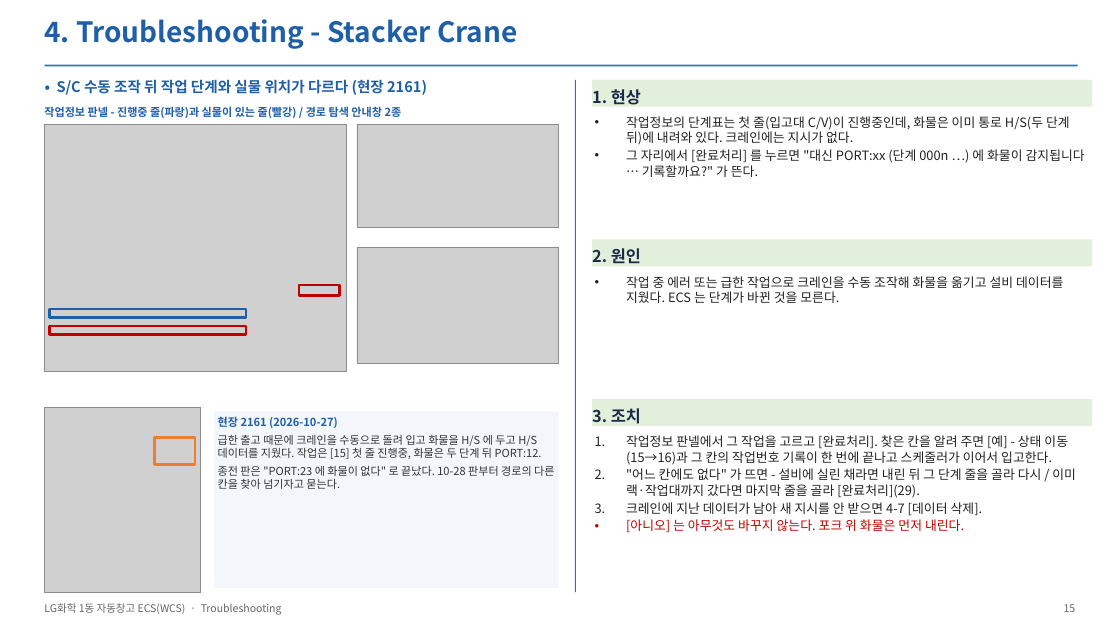
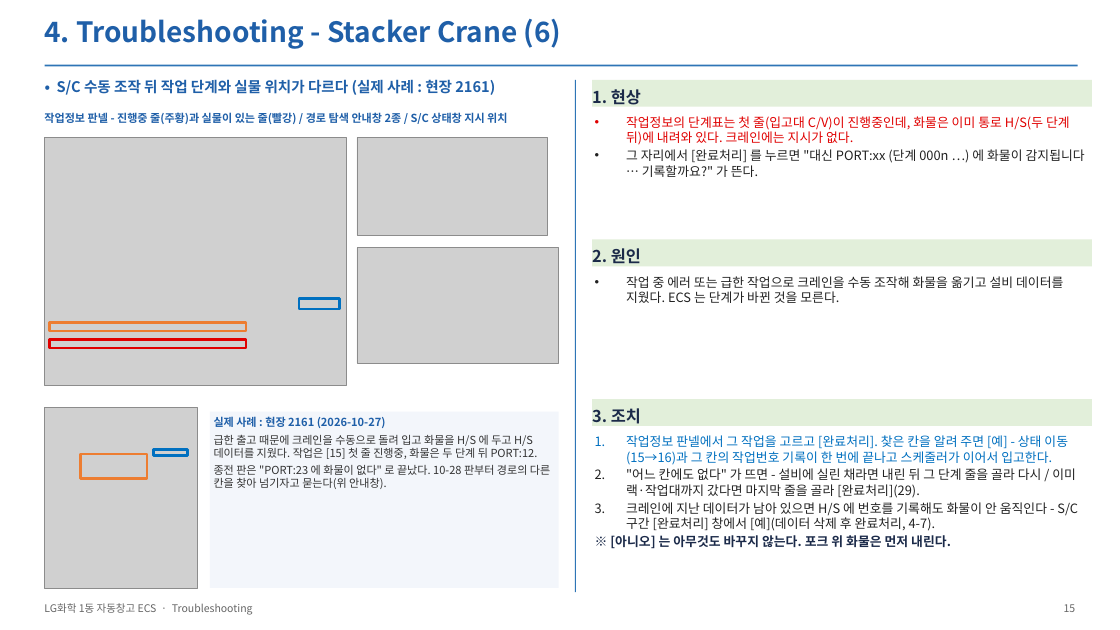
Before and after one commit to yeorijby-coder/LGLS_ALL, a slide deck: slide 15 of docs/산출물_20261110/05_ECS_Troubleshooting.pptx. Drawn at 1120x630 pixels with LibreOffice and Linux fonts; fonts in the diff are those of the drawing; grey boxes stand for pictures. Boxes give left, top, right and bottom in pixels: in the first picture for what was removed or moved away, otherwise in the second. Text is boxed around its words. In the diff, an @@ line names an element or a change of style, - is before the commit and + after.

```diff
--- a/docs/산출물_20261110/05_ECS_Troubleshooting.pptx
+++ b/docs/산출물_20261110/05_ECS_Troubleshooting.pptx
@@ text at (44, 19, 562, 49): text changed @@
-4. Troubleshooting - Stacker Crane
+4. Troubleshooting - Stacker Crane (6)
@@ text at (57, 79, 495, 95): text changed @@
-• S/C 수동 조작 뒤 작업 단계와 실물 위치가 다르다 (현장 2161)
+• S/C 수동 조작 뒤 작업 단계와 실물 위치가 다르다 (실제 사례 : 현장 2161)
@@ text at (44, 112, 507, 124): text changed @@
-작업정보 판넬 - 진행중 줄(파랑)과 실물이 있는 줄(빨강) / 경로 탐색 안내창 2종
+작업정보 판넬 - 진행중 줄(주황)과 실물이 있는 줄(빨강) / 경로 탐색 안내창 2종 / S/C 상태창 지시 위치
@@ text at (626, 116, 1070, 145): text colour #222222 to #E00000 in "작업정보의 단계표는 첫 줄(입고대 C/V)이 진행중인데, 화물은 ..." @@
@@ picture: place and size @@
-picture at (45, 124, 347, 371)
+picture at (45, 138, 347, 385)
@@ picture: place and size @@
-picture at (357, 124, 559, 228)
+picture at (357, 138, 548, 235)
@@ rectangle: place and size @@
-rectangle at (299, 285, 340, 296)
+rectangle at (299, 298, 340, 309)
@@ rectangle at (299, 298, 340, 309): outline #C00000 2.25 pt to #0070C0 2.25 pt @@
@@ rectangle at (50, 323, 246, 331): outline #C00000 2.25 pt to #ED7D31 2.25 pt @@
@@ rectangle: place and size @@
-rectangle at (50, 309, 246, 318)
+rectangle at (50, 339, 246, 348)
@@ rectangle at (50, 339, 246, 348): outline #1F5FA8 2.25 pt to #E00000 2.25 pt @@
@@ picture: place and size @@
-picture at (45, 408, 201, 592)
+picture at (45, 408, 197, 588)
@@ rectangle "실제 사례 : 현장 2161 ...": place and size @@
-rectangle "실제 사례 : 현장 2161 ..." at (214, 412, 559, 588)
+rectangle "실제 사례 : 현장 2161 ..." at (210, 412, 559, 588)
@@ text in rectangle at (214, 416, 386, 428): text changed @@
-현장 2161 (2026-10-27)
+실제 사례 : 현장 2161 (2026-10-27)
@@ text in rectangle at (214, 435, 538, 459): less space between paragraphs @@
@@ text at (626, 435, 1068, 465): text colour #222222 to #0070C0 in "작업정보 판넬에서 그 작업을 고르고 [완료처리]. 찾은 ..." @@
@@ rectangle: place and size @@
-rectangle at (155, 437, 195, 465)
+rectangle at (81, 455, 147, 479)
@@ rectangle added at (154, 450, 188, 455), outline #0070C0 2.25 pt @@
@@ text in rectangle at (214, 465, 550, 489): text changed @@
-종전 판은 "PORT:23 에 화물이 없다" 로 끝났다. 10-28 판부터 경로의 다른 칸을 찾아 넘기자고 묻는다.
+종전 판은 "PORT:23 에 화물이 없다" 로 끝났다. 10-28 판부터 경로의 다른 칸을 찾아 넘기자고 묻는다(위 안내창).
@@ text at (610, 502, 1078, 549): text changed @@
-3. 크레인에 지난 데이터가 남아 새 지시를 안 받으면 4-7 [데이터 삭제].
-• [아니오] 는 아무것도 바꾸지 않는다. 포크 위 화물은 먼저 내린다.
+3. 크레인에 지난 데이터가 남아 있으면 H/S 에 번호를 기록해도 화물이 안 움직인다 - S/C 구간 [완료처리] 창에서 [예](데이터 삭제 후 완료처리, 4-7).
+※ [아니오] 는 아무것도 바꾸지 않는다. 포크 위 화물은 먼저 내린다.
@@ text at (44, 603, 253, 615): text changed @@
-LG화학 1동 자동창고 ECS(WCS) · Troubleshooting
+LG화학 1동 자동창고 ECS · Troubleshooting
```
Also in this commit, not shown: 23 other slides changed, 1 slide removed, 18 other files.
